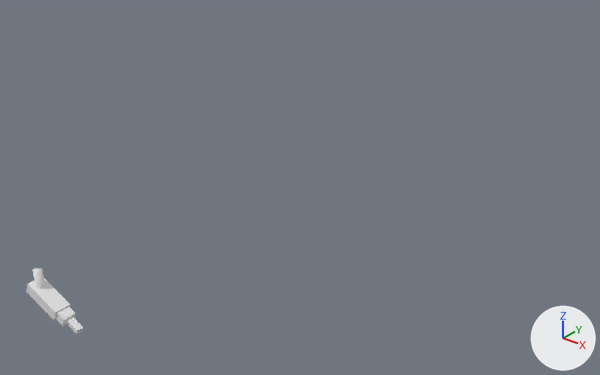
The FBX model Content/Blender/camera.fbx as it was, and as the next commit left it.
Before and after are seen from a 50 mm lens placed at (4.2, -9.15, 3.87), pointed at (-0.37, -3.44, 0.33). The lights are fixed; the arrows at lower right show +X, +Y and +Z. Where no turn or scale is listed for an object, it has been applied to the vertices.
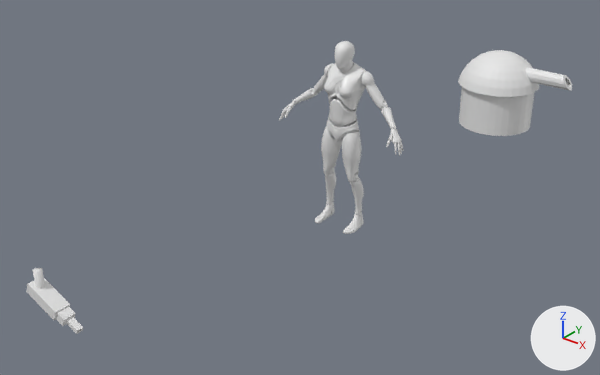
Where the newer file only moved an object's origin or applied its transform, the numbers keep the older frame.

Changed parts and their boxes (x1, y1, x2, y2) in the pictures (600 x 375 px):
'SK_Femmequin_LOD0', added
    after: (279, 41, 404, 234)
    faces in mat_m_ue4man_body (white #e7e7e7): (279, 41, 404, 234)
'Turret', added
    after: (458, 50, 572, 136)

The edits, one by one:
Material 'M_UE4Man_Body' (mat_m_ue4man_body) is new.
Its base color is (0.8, 0.8, 0.8) (white #e7e7e7).
Its roughness is 0.4.
Material 'M_UE4Man_ChestLogo' (mat_m_ue4man_chestlogo) is new.
Its base color is (0.8, 0.8, 0.8) (white #e7e7e7).
Its roughness is 0.4.
Mesh me_circle_002 is new.
It has 335 vertices, 293 faces and spans x -0.601..0.801, y -0.488..0.488, z -0.65..0.266.
Mesh me_sk_femmequin_lod0_001 is new.
It has 20827 vertices, 41018 faces and spans x -0.69..0.69, y -0.15..0.2, z 0.0..1.81.
Faces by material slot: [40970, 48].
It uses material mat_m_ue4man_body (white #e7e7e7).
It uses material mat_m_ue4man_chestlogo (white #e7e7e7).
Object 'Turret' (ob_turret) is new; it shows me_circle_002.
Its location is (0.113, 0.0, 0.697).
Object 'SK_Femmequin_LOD0' (ob_sk_femmequin_lod0) is new; it shows me_sk_femmequin_lod0_001.
Its location is (0.0, -3.287, 0.0).
